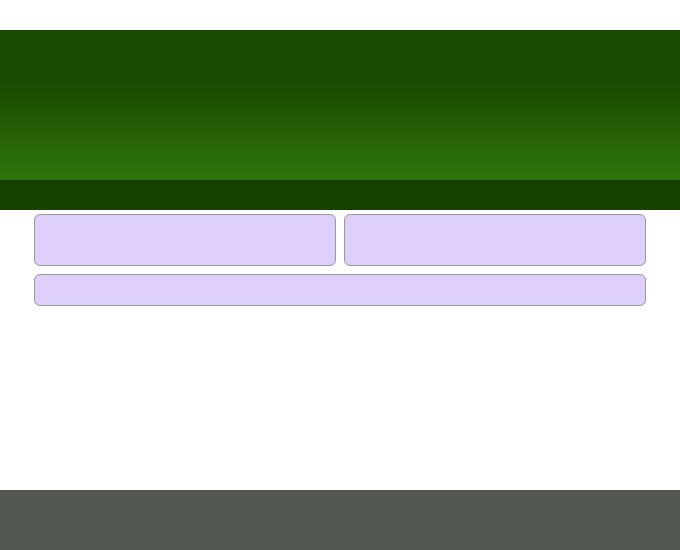
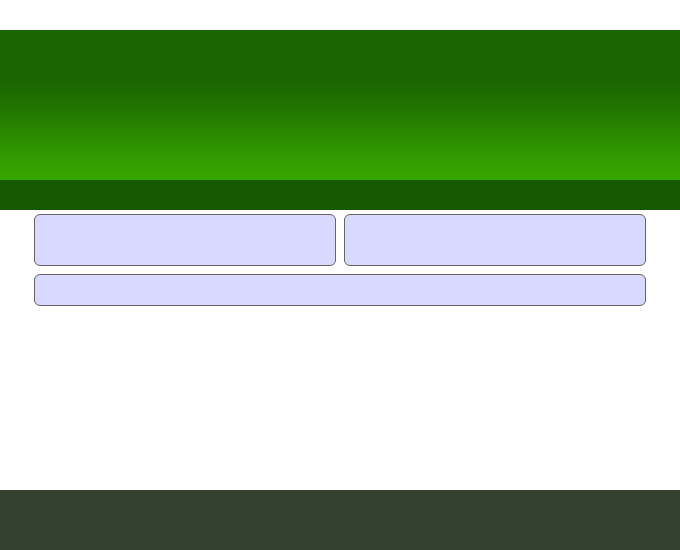
Two versions of the same layered image (680x550). Layer-by-layer changes:
moved "header" above "navbar", painted on it over (0, 30, 680, 180)
moved "navbar" above "header / footer widgets", painted on it over (0, 180, 680, 210)
painted on "header / footer widgets" over (35, 215, 645, 305)
painted on "footer" over (0, 490, 680, 550)
